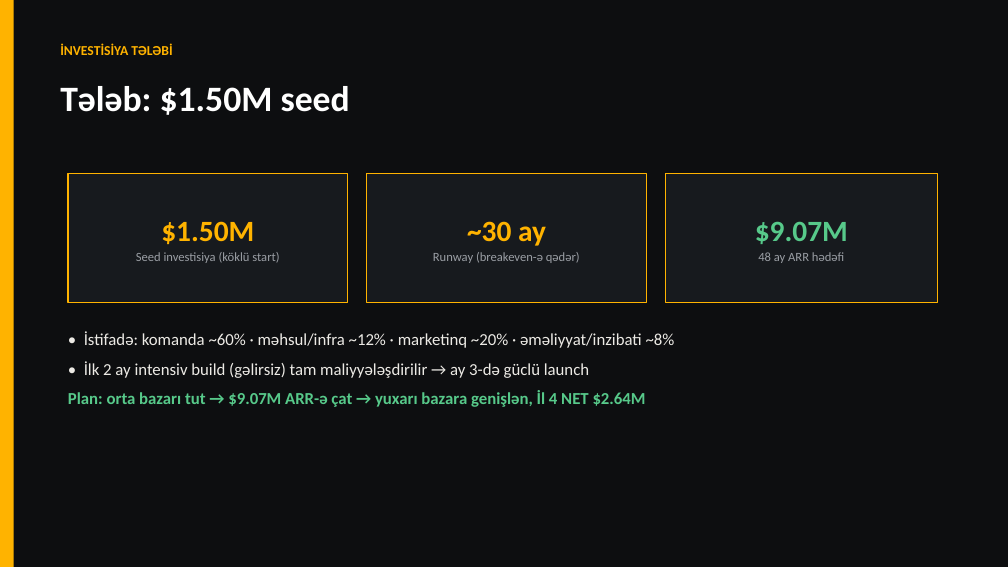
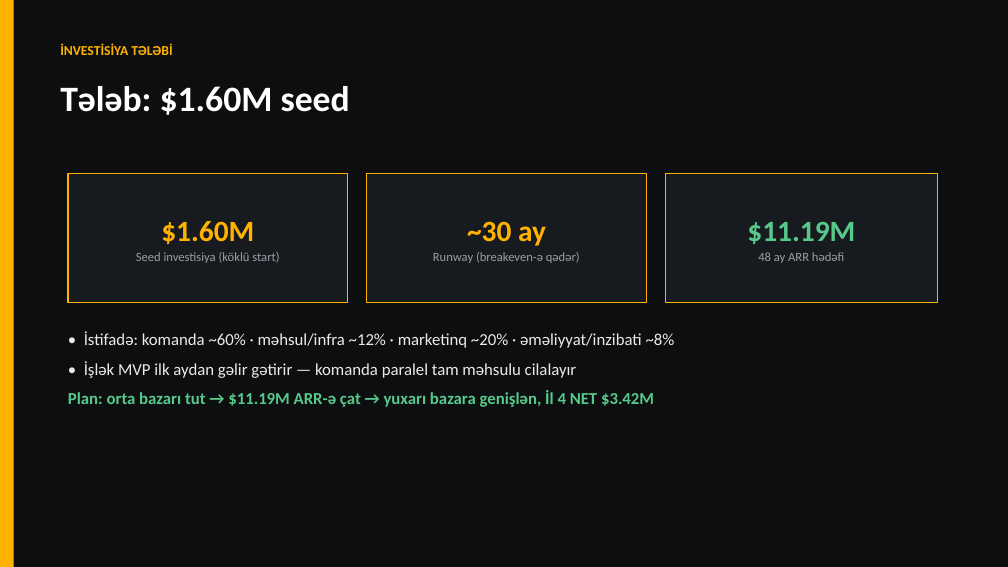
Before and after one commit to amilabbasov02/cnc-and-3d, a slide deck: slide 17 of FEEDRATE-Pitch-Deck-48ay.pptx. Drawn at 1008x567 pixels with LibreOffice and Linux fonts; fonts in the diff are those of the drawing. Boxes give left, top, right and bottom in pixels: in the first picture for what was removed or moved away, otherwise in the second. Text is boxed around its words. In the diff, an @@ line names an element or a change of style, - is before the commit and + after.

```diff
--- a/FEEDRATE-Pitch-Deck-48ay.pptx
+++ b/FEEDRATE-Pitch-Deck-48ay.pptx
@@ text at bbox=[60, 86, 350, 115]: text changed @@
-Tələb: $1.50M seed
+Tələb: $1.60M seed
@@ text in rectangle at bbox=[161, 221, 254, 244]: text changed @@
-$1.50M
+$1.60M
@@ text in rectangle at bbox=[747, 221, 855, 244]: text changed @@
-$9.07M
+$11.19M
@@ text at bbox=[68, 361, 654, 407]: text changed; text colour #ECEAE5 to #57C98A; bold on @@
-• İlk 2 ay intensiv build (gəlirsiz) tam maliyyələşdirilir → ay 3-də güclü launch
-Plan: orta bazarı tut → $9.07M ARR-ə çat → yuxarı bazara genişlən, İl 4 NET $2.64M
+• İşlək MVP ilk aydan gəlir gətirir — komanda paralel tam məhsulu cilalayır
+Plan: orta bazarı tut → $11.19M ARR-ə çat → yuxarı bazara genişlən, İl 4 NET $3.42M
```
Also in this commit, not shown: 2 other slides changed, 18 other files.
